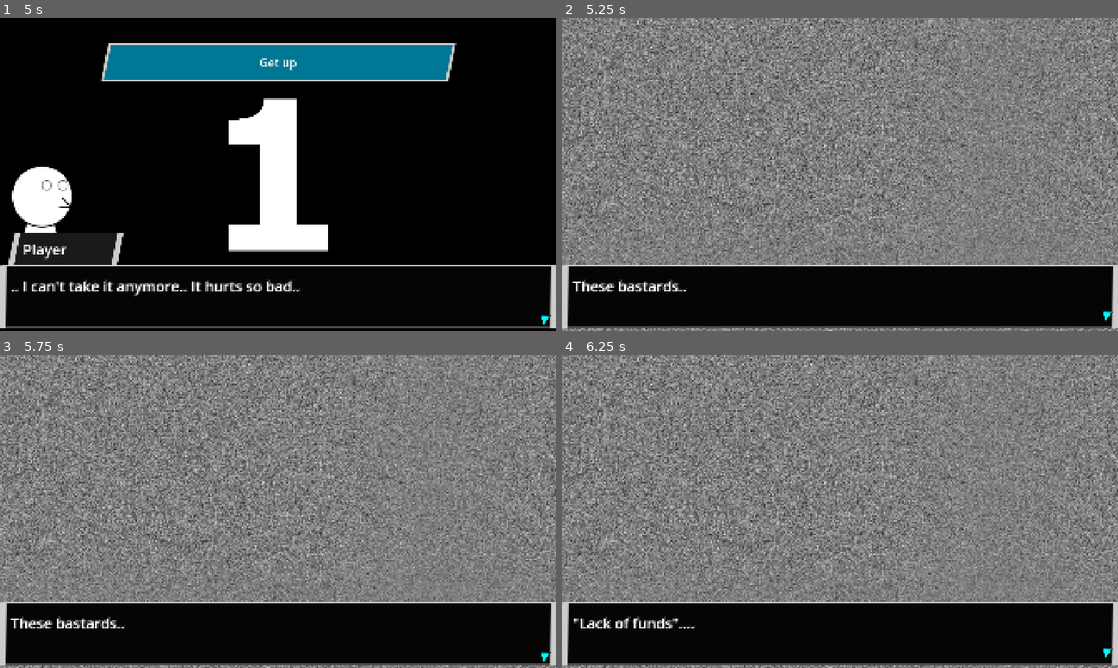
Above: before the commit, frames 1-4 (two rows, left to right).
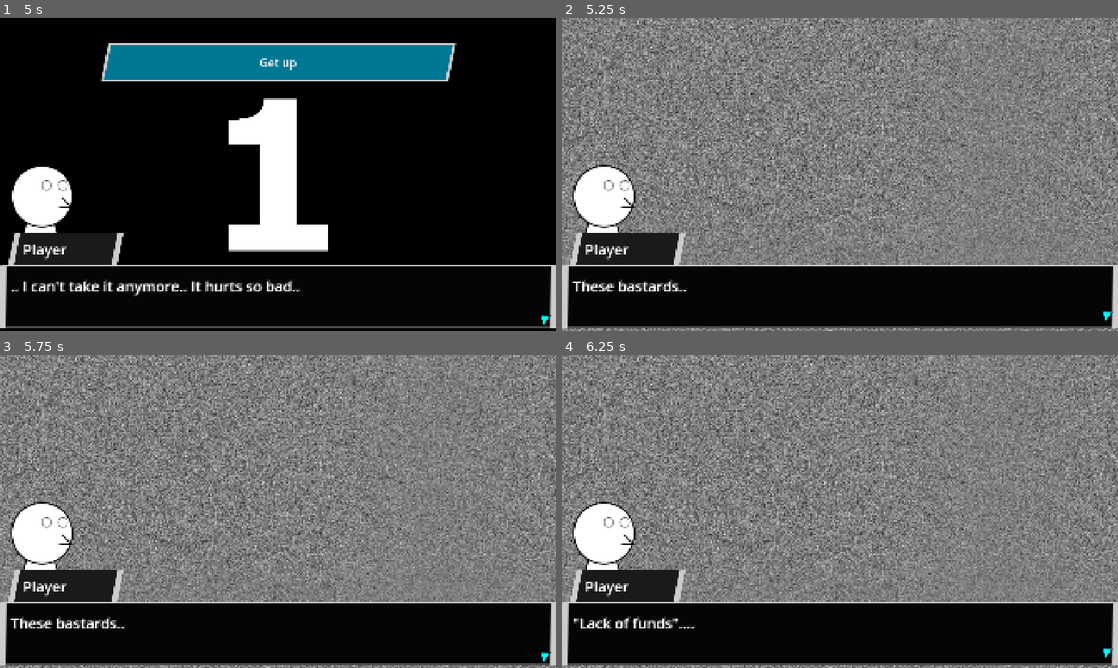
Above: after the commit, the same moments.

Repository: mathew-tran/jamegam50
Game: Godot game, scene res://Scenes/Part5-Home.tscn
The game is run twice, just before and just after one commit, with the same random seed, the same clock (stepped at 60 frames per second) and the same inputs. This scene is started directly instead of the project's main scene.
Inputs (mouse positions are in pixels of both pictures, inside the frame that each line leads up to):
- Up to frame 1 (5 s): tap Enter at 0.5, 2, 4.25 s; move the mouse to (400, 158) at 0.52 s; press the mouse at (400, 158) at 0.53 s; tap Space at 1.25, 3.5 s; move the mouse to (166, 190) at 1.27 s; release the mouse at (166, 190) at 1.28 s; click (166, 190) at 1.35 s; move the mouse to (333, 105) at 2.02 s; press the mouse at (333, 105) at 2.03 s; move the mouse to (250, 237) at 2.77 s; release the mouse at (250, 237) at 2.78 s; click (250, 237) at 2.85 s; move the mouse to (444, 221) at 3.52 s; press the mouse at (444, 221) at 3.53 s; move the mouse to (111, 127) at 4.27 s; release the mouse at (111, 127) at 4.28 s; click (111, 127) at 4.35 s
- Up to frame 2 (5.25 s): click "Get up" at 5 s
- Up to frame 3 (5.75 s): no input
- Up to frame 4 (6.25 s): tap Space at 5.75 s; move the mouse to (867, 511) at 5.77 s; press the mouse at (867, 511) at 5.78 s

Frame 1 is identical in both runs. In frame 2, 3.9% of the frame differs, in the area x 1-23%, y 46-79%; in frame 3, 3.9%; in frame 4, 3.9%.

Commit message:
finish home sale area for now

Diff:
--- /dev/null
+++ b/Prefabs/Environment/House/SaleItems/SaleItem1.tscn
@@ -0,0 +1,42 @@
+[gd_scene load_steps=10 format=3 uid="uid://db2jyq84x7rei"]
+
+[ext_resource type="PackedScene" uid="uid://c3l54mkl1be42" path="res://Prefabs/Environment/InteractableItem.tscn" id="1_ee17j"]
+[ext_resource type="Script" uid="uid://d4d0n1xpkkda4" path="res://Scripts/InteractableItemDisappear.gd" id="2_ix85k"]
+[ext_resource type="Script" uid="uid://byqjsgo6271ad" path="res://DataTypes/CutsceneData.gd" id="2_thihq"]
+[ext_resource type="Script" uid="uid://dvueh6b07v70v" path="res://DataTypes/OptionData.gd" id="3_j1pts"]
+[ext_resource type="Texture2D" uid="uid://col6mb1s1fvko" path="res://Art/CutSceneStills/Test2.png" id="5_1fl6w"]
+
+[sub_resource type="Resource" id="Resource_ob4vs"]
+script = ExtResource("2_thihq")
+TextToSay = "Sale Item # 1"
+MusicType = 2
+Options = Array[ExtResource("3_j1pts")]([])
+metadata/_custom_type_script = "uid://byqjsgo6271ad"
+
+[sub_resource type="Resource" id="Resource_gvmcg"]
+script = ExtResource("2_thihq")
+TextToSay = ",,,,"
+BackgroundImage = ExtResource("5_1fl6w")
+MusicType = 2
+Options = Array[ExtResource("3_j1pts")]([])
+metadata/_custom_type_script = "uid://byqjsgo6271ad"
+
+[sub_resource type="RectangleShape2D" id="RectangleShape2D_ix85k"]
+resource_local_to_scene = true
+custom_solver_bias = 1.0
+size = Vector2(150, 152)
+
+[sub_resource type="RectangleShape2D" id="RectangleShape2D_thihq"]
+resource_local_to_scene = true
+size = Vector2(150, 149)
+
+[node name="InteractableItem" instance=ExtResource("1_ee17j")]
+script = ExtResource("2_ix85k")
+CutScenes = Array[ExtResource("2_thihq")]([SubResource("Resource_ob4vs"), SubResource("Resource_gvmcg")])
+bHideItemWhileInteracting = true
+
+[node name="CollisionShape2D" parent="Area2D" index="0"]
+shape = SubResource("RectangleShape2D_ix85k")
+
+[node name="CollisionShape2D" parent="StaticBody2D" index="0"]
+shape = SubResource("RectangleShape2D_thihq")
--- /dev/null
+++ b/Prefabs/Environment/House/SaleItems/SaleItem2.tscn
@@ -0,0 +1,42 @@
+[gd_scene load_steps=10 format=3 uid="uid://b6iw318pxqtdn"]
+
+[ext_resource type="PackedScene" uid="uid://c3l54mkl1be42" path="res://Prefabs/Environment/InteractableItem.tscn" id="1_0dqus"]
+[ext_resource type="Script" uid="uid://d4d0n1xpkkda4" path="res://Scripts/InteractableItemDisappear.gd" id="2_ghx8y"]
+[ext_resource type="Script" uid="uid://byqjsgo6271ad" path="res://DataTypes/CutsceneData.gd" id="3_bhakr"]
+[ext_resource type="Script" uid="uid://dvueh6b07v70v" path="res://DataTypes/OptionData.gd" id="4_i4n3q"]
+[ext_resource type="Texture2D" uid="uid://col6mb1s1fvko" path="res://Art/CutSceneStills/Test2.png" id="5_jsj37"]
+
+[sub_resource type="Resource" id="Resource_ob4vs"]
+script = ExtResource("3_bhakr")
+TextToSay = "Sale Item # 2"
+MusicType = 2
+Options = Array[ExtResource("4_i4n3q")]([])
+metadata/_custom_type_script = "uid://byqjsgo6271ad"
+
+[sub_resource type="Resource" id="Resource_gvmcg"]
+script = ExtResource("3_bhakr")
+TextToSay = ",,,,"
+BackgroundImage = ExtResource("5_jsj37")
+MusicType = 2
+Options = Array[ExtResource("4_i4n3q")]([])
+metadata/_custom_type_script = "uid://byqjsgo6271ad"
+
+[sub_resource type="RectangleShape2D" id="RectangleShape2D_ix85k"]
+resource_local_to_scene = true
+custom_solver_bias = 1.0
+size = Vector2(150, 152)
+
+[sub_resource type="RectangleShape2D" id="RectangleShape2D_thihq"]
+resource_local_to_scene = true
+size = Vector2(150, 149)
+
+[node name="InteractableItem" instance=ExtResource("1_0dqus")]
+script = ExtResource("2_ghx8y")
+CutScenes = Array[ExtResource("3_bhakr")]([SubResource("Resource_ob4vs"), SubResource("Resource_gvmcg")])
+bHideItemWhileInteracting = true
+
+[node name="CollisionShape2D" parent="Area2D" index="0"]
+shape = SubResource("RectangleShape2D_ix85k")
+
+[node name="CollisionShape2D" parent="StaticBody2D" index="0"]
+shape = SubResource("RectangleShape2D_thihq")
--- /dev/null
+++ b/Prefabs/Environment/House/SaleItems/SaleItem3.tscn
@@ -0,0 +1,42 @@
+[gd_scene load_steps=10 format=3 uid="uid://dmiy7jugw0t3k"]
+
+[ext_resource type="PackedScene" uid="uid://c3l54mkl1be42" path="res://Prefabs/Environment/InteractableItem.tscn" id="1_pkh0l"]
+[ext_resource type="Script" uid="uid://d4d0n1xpkkda4" path="res://Scripts/InteractableItemDisappear.gd" id="2_62wjh"]
+[ext_resource type="Script" uid="uid://byqjsgo6271ad" path="res://DataTypes/CutsceneData.gd" id="3_bor3q"]
+[ext_resource type="Script" uid="uid://dvueh6b07v70v" path="res://DataTypes/OptionData.gd" id="4_8aq62"]
+[ext_resource type="Texture2D" uid="uid://col6mb1s1fvko" path="res://Art/CutSceneStills/Test2.png" id="5_cji8q"]
+
+[sub_resource type="Resource" id="Resource_ob4vs"]
+script = ExtResource("3_bor3q")
+TextToSay = "Sale Item # 3"
+MusicType = 2
+Options = Array[ExtResource("4_8aq62")]([])
+metadata/_custom_type_script = "uid://byqjsgo6271ad"
+
+[sub_resource type="Resource" id="Resource_gvmcg"]
+script = ExtResource("3_bor3q")
+TextToSay = ",,,,"
+BackgroundImage = ExtResource("5_cji8q")
+MusicType = 2
+Options = Array[ExtResource("4_8aq62")]([])
+metadata/_custom_type_script = "uid://byqjsgo6271ad"
+
+[sub_resource type="RectangleShape2D" id="RectangleShape2D_ix85k"]
+resource_local_to_scene = true
+custom_solver_bias = 1.0
+size = Vector2(150, 152)
+
+[sub_resource type="RectangleShape2D" id="RectangleShape2D_thihq"]
+resource_local_to_scene = true
+size = Vector2(150, 149)
+
+[node name="InteractableItem" instance=ExtResource("1_pkh0l")]
+script = ExtResource("2_62wjh")
+CutScenes = Array[ExtResource("3_bor3q")]([SubResource("Resource_ob4vs"), SubResource("Resource_gvmcg")])
+bHideItemWhileInteracting = true
+
+[node name="CollisionShape2D" parent="Area2D" index="0"]
+shape = SubResource("RectangleShape2D_ix85k")
+
+[node name="CollisionShape2D" parent="StaticBody2D" index="0"]
+shape = SubResource("RectangleShape2D_thihq")
--- a/Prefabs/UI/InteractPanel.tscn
+++ b/Prefabs/UI/InteractPanel.tscn
@@ -1,6 +1,7 @@
-[gd_scene load_steps=6 format=3 uid="uid://cmwjabbwgt077"]
+[gd_scene load_steps=7 format=3 uid="uid://cmwjabbwgt077"]
 
 [ext_resource type="Script" uid="uid://dspmkffa0qyql" path="res://Scripts/UI/InteractPanel.gd" id="1_buwaf"]
+[ext_resource type="AudioStream" uid="uid://ctluh7tv4onru" path="res://Audio/SFX/click.wav" id="2_yopaf"]
 
 [sub_resource type="StyleBoxFlat" id="StyleBoxFlat_buwaf"]
 bg_color = Color(0, 0, 0, 0.823529)
@@ -71,3 +72,6 @@
 &"": SubResource("AnimationLibrary_nnfgk")
 }
 speed_scale = 2.0
+
+[node name="Click" type="AudioStreamPlayer" parent="."]
+stream = ExtResource("2_yopaf")
--- /dev/null
+++ b/Scenes/Part10-LoseHouse.tscn
@@ -0,0 +1,40 @@
+[gd_scene load_steps=9 format=3 uid="uid://dbd4fbek6nevu"]
+
+[ext_resource type="Script" uid="uid://bx0itqrisx6qs" path="res://Scripts/Main.gd" id="1_7byfm"]
+[ext_resource type="Script" uid="uid://byqjsgo6271ad" path="res://DataTypes/CutsceneData.gd" id="2_bgq4r"]
+[ext_resource type="Script" uid="uid://dvueh6b07v70v" path="res://DataTypes/OptionData.gd" id="3_xjr2p"]
+[ext_resource type="Resource" uid="uid://rdwh1ys6h2x" path="res://Content/Characters/Character_Player.tres" id="4_qwsht"]
+[ext_resource type="PackedScene" uid="uid://ostal422jvs1" path="res://Prefabs/Environment/PreblockedArea/PlayerHome.tscn" id="5_667mn"]
+[ext_resource type="PackedScene" uid="uid://m7eqcxxm3e24" path="res://Prefabs/Player.tscn" id="9_tyjlm"]
+[ext_resource type="PackedScene" uid="uid://cmwjabbwgt077" path="res://Prefabs/UI/InteractPanel.tscn" id="10_xc3ns"]
+
+[sub_resource type="Resource" id="Resource_1awfp"]
+script = ExtResource("2_bgq4r")
+TextToSay = ".. I need more.
+But what left do I have?"
+Owner = ExtResource("4_qwsht")
+MusicType = 2
+Options = Array[ExtResource("3_xjr2p")]([])
+metadata/_custom_type_script = "uid://byqjsgo6271ad"
+
+[node name="Node2D" type="Node2D"]
+script = ExtResource("1_7byfm")
+StartingCutScene = Array[ExtResource("2_bgq4r")]([SubResource("Resource_1awfp")])
+Delay = -1.0
+
+[node name="Environment" parent="." instance=ExtResource("5_667mn")]
+
+[node name="InteractableDoor" parent="Environment" index="9"]
+TriggerState = 2
+
+[node name="Node2D" type="Node2D" parent="."]
+
+[node name="Player" parent="." instance=ExtResource("9_tyjlm")]
+position = Vector2(14, 838)
+
+[node name="CanvasLayer" type="CanvasLayer" parent="."]
+
+[node name="Panel" parent="CanvasLayer" groups=["InteractPanel"] instance=ExtResource("10_xc3ns")]
+visible = false
+
+[editable path="Environment"]
--- a/Scenes/Part2-Outside.tscn
+++ b/Scenes/Part2-Outside.tscn
@@ -55,6 +55,12 @@
 [node name="Blocker7" parent="OutsideNearHomeArea" index="3"]
 position = Vector2(406, 764)
 
+[node name="Blocker4" parent="OutsideNearHomeArea" index="6"]
+position = Vector2(115, 399)
+
+[node name="Blocker5" parent="OutsideNearHomeArea" index="7"]
+position = Vector2(1933, 421)
+
 [node name="Player" parent="." instance=ExtResource("6_hmfqx")]
 position = Vector2(1005, 539)
 
--- a/Scenes/Part5-Home.tscn
+++ b/Scenes/Part5-Home.tscn
@@ -45,6 +45,7 @@
 ...
 \"Insignificance of symptoms\" ...
 They don't give a shit about us. We are just consumables for them."
+Owner = ExtResource("5_l54pq")
 MusicType = 2
 Options = Array[ExtResource("4_bxgyb")]([])
 metadata/_custom_type_script = "uid://byqjsgo6271ad"
--- a/Scenes/Part8-Dream.tscn
+++ b/Scenes/Part8-Dream.tscn
@@ -136,3 +136,4 @@
 [node name="OneTimeCollideCutScene" parent="." instance=ExtResource("8_ia3fu")]
 position = Vector2(-379, 525)
 Cutscenes = Array[ExtResource("2_pg5py")]([SubResource("Resource_8g6cp"), SubResource("Resource_p06xb"), SubResource("R …(203 unchanged characters)…
+SceneToChangeTo = "uid://2xyyik2trpn"
--- /dev/null
+++ b/Scenes/Part9-HomeSale.tscn
@@ -0,0 +1,59 @@
+[gd_scene load_steps=13 format=3 uid="uid://2xyyik2trpn"]
+
+[ext_resource type="Script" uid="uid://bx0itqrisx6qs" path="res://Scripts/Main.gd" id="1_0klud"]
+[ext_resource type="Script" uid="uid://byqjsgo6271ad" path="res://DataTypes/CutsceneData.gd" id="2_yodkn"]
+[ext_resource type="Script" uid="uid://dvueh6b07v70v" path="res://DataTypes/OptionData.gd" id="4_1m0us"]
+[ext_resource type="Resource" uid="uid://rdwh1ys6h2x" path="res://Content/Characters/Character_Player.tres" id="5_wjggt"]
+[ext_resource type="PackedScene" uid="uid://db2jyq84x7rei" path="res://Prefabs/Environment/House/SaleItems/SaleItem1.tscn" id="6_0klud"]
+[ext_resource type="PackedScene" uid="uid://ostal422jvs1" path="res://Prefabs/Environment/PreblockedArea/PlayerHome.tscn" id="6_qkr8h"]
+[ext_resource type="PackedScene" uid="uid://m7eqcxxm3e24" path="res://Prefabs/Player.tscn" id="6_sdnhx"]
+[ext_resource type="PackedScene" uid="uid://cmwjabbwgt077" path="res://Prefabs/UI/InteractPanel.tscn" id="7_00wxq"]
+[ext_resource type="PackedScene" uid="uid://b6iw318pxqtdn" path="res://Prefabs/Environment/House/SaleItems/SaleItem2.tscn" id="7_yodkn"]
+[ext_resource type="PackedScene" uid="uid://dmiy7jugw0t3k" path="res://Prefabs/Environment/House/SaleItems/SaleItem3.tscn" id="8_fb2xp"]
+[ext_resource type="Script" uid="uid://dg8pi17ns21hb" path="res://Scripts/SceneDestroyListener.gd" id="11_yodkn"]
+
+[sub_resource type="Resource" id="Resource_1awfp"]
+script = ExtResource("2_yodkn")
+TextToSay = ".. I can't take it anymore.
+I need to get more of the Black Whale..
+I just need to get rid of some things.."
+Owner = ExtResource("5_wjggt")
+MusicType = 2
+Options = Array[ExtResource("4_1m0us")]([])
+metadata/_custom_type_script = "uid://byqjsgo6271ad"
+
+[node name="Node2D" type="Node2D"]
+script = ExtResource("1_0klud")
+StartingCutScene = Array[ExtResource("2_yodkn")]([SubResource("Resource_1awfp")])
+Delay = -1.0
+
+[node name="Environment" parent="." instance=ExtResource("6_qkr8h")]
+
+[node name="InteractableDoor" parent="Environment" index="9"]
+TriggerState = 2
+
+[node name="Node2D" type="Node2D" parent="."]
+
+[node name="InteractableItem" parent="." instance=ExtResource("6_0klud")]
+position = Vector2(423, 348)
+
+[node name="InteractableItem2" parent="." instance=ExtResource("7_yodkn")]
+position = Vector2(518, 877)
+
+[node name="InteractableItem3" parent="." instance=ExtResource("8_fb2xp")]
+position = Vector2(1503, 875)
+
+[node name="Player" parent="." instance=ExtResource("6_sdnhx")]
+position = Vector2(14, 838)
+
+[node name="CanvasLayer" type="CanvasLayer" parent="."]
+
+[node name="Panel" parent="CanvasLayer" groups=["InteractPanel"] instance=ExtResource("7_00wxq")]
+visible = false
+
+[node name="SceneDestroyListener" type="Node2D" parent="." node_paths=PackedStringArray("ObjectsToListenTo")]
+script = ExtResource("11_yodkn")
+ObjectsToListenTo = [NodePath("../InteractableItem"), NodePath("../InteractableItem2"), NodePath("../InteractableItem3")]
+SceneToChangeTo = "uid://dbd4fbek6nevu"
+
+[editable path="Environment"]
--- a/Scripts/InteractableItem.gd
+++ b/Scripts/InteractableItem.gd
@@ -5,6 +5,8 @@
 @export var InteractText = "INTERACT"
 @export var CutScenes : Array[CutSceneData]
 @export var ToggleObject : NodePath
+
+signal Destroyed
 
 enum HOVER_STATE {
 	HOVERED,
@@ -64,3 +66,7 @@
 
 func DoPostInteraction():
 	pass
+
+func DestroyInteractable():
+	Destroyed.emit()
+	queue_free()
--- a/Scripts/InteractableItemChangeScenes.gd
+++ b/Scripts/InteractableItemChangeScenes.gd
@@ -5,4 +5,3 @@
 
 func DoPostInteraction():
 	TransitionScene.TransitionToScene(load(SceneToChangeTo))
-	queue_free()
--- /dev/null
+++ b/Scripts/InteractableItemDisappear.gd
@@ -0,0 +1,6 @@
+extends InteractableItem
+
+class_name InteractableItemChangeSpriteDisappear
+
+func DoPostInteraction():
+	DestroyInteractable()
--- a/Scripts/OneTimeCollideCutscene.gd
+++ b/Scripts/OneTimeCollideCutscene.gd
@@ -1,10 +1,15 @@
 extends Area2D
 
 @export var Cutscenes : Array[CutSceneData]
+
+@export_file("*.tscn") var SceneToChangeTo
 
 func _on_body_entered(body: Node2D) -> void:
 	var cutScene = load("res://Scenes/Cutscene.tscn")
 	var instance = cutScene.instantiate()
 	instance.Setup(Cutscenes)
 	Finder.GetPlayer().add_child(instance)
+	if SceneToChangeTo != null:
+		await instance.CutsceneComplete
+		TransitionScene.TransitionToScene(load(SceneToChangeTo))
 	queue_free()
--- /dev/null
+++ b/Scripts/SceneDestroyListener.gd
@@ -0,0 +1,17 @@
+extends Node2D
+
+@export var ObjectsToListenTo : Array[InteractableItem]
+
+var ObjectsLeft = 0
+
+@export_file("*.tscn") var SceneToChangeTo
+
+func _ready() -> void:
+	ObjectsLeft = len(ObjectsToListenTo)
+	for object in ObjectsToListenTo:
+		object.Destroyed.connect(OnObjectDestroyed)
+
+func OnObjectDestroyed():
+	ObjectsLeft -= 1
+	if ObjectsLeft <= 0:
+		TransitionScene.TransitionToScene(load(SceneToChangeTo))
--- a/Scripts/UI/InteractPanel.gd
+++ b/Scripts/UI/InteractPanel.gd
@@ -10,6 +10,7 @@
 
 func SelectObject(object):
 	ObjectPressed = object
+	$Click.play()
 
 func Hide():
 	$AnimationPlayer.play_backwards("animateIn")
Not shown, added: Scripts/InteractableItemDisappear.gd.uid
Not shown, added: Scripts/SceneDestroyListener.gd.uid
